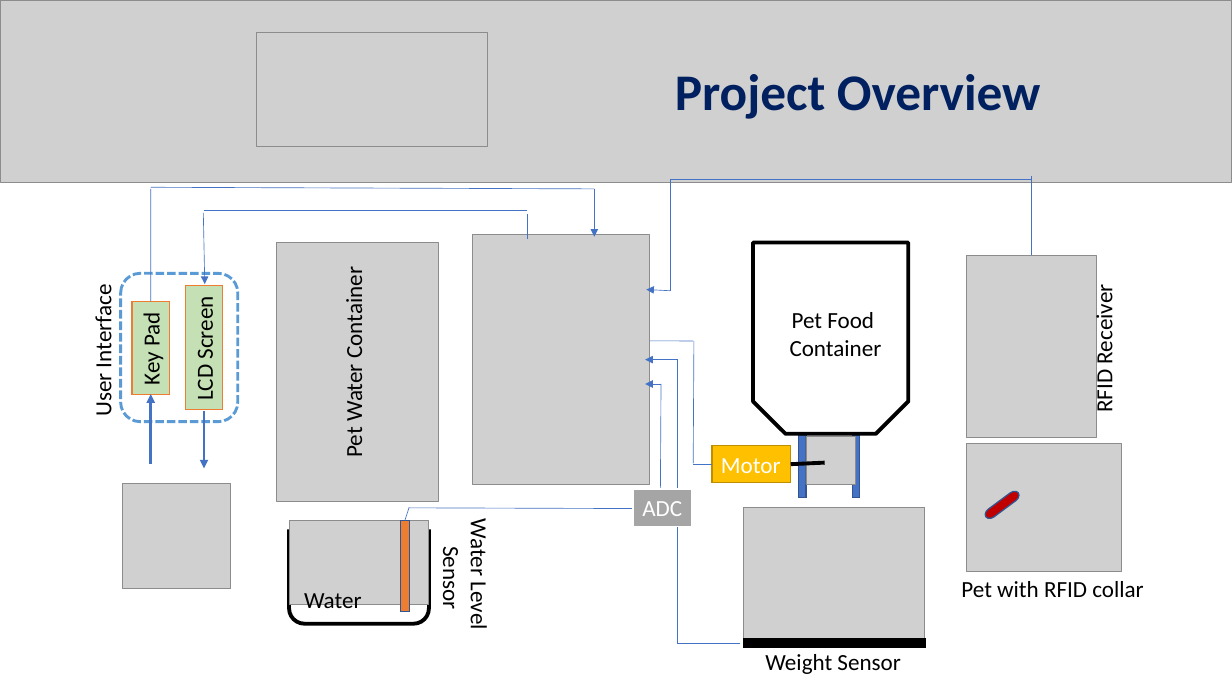
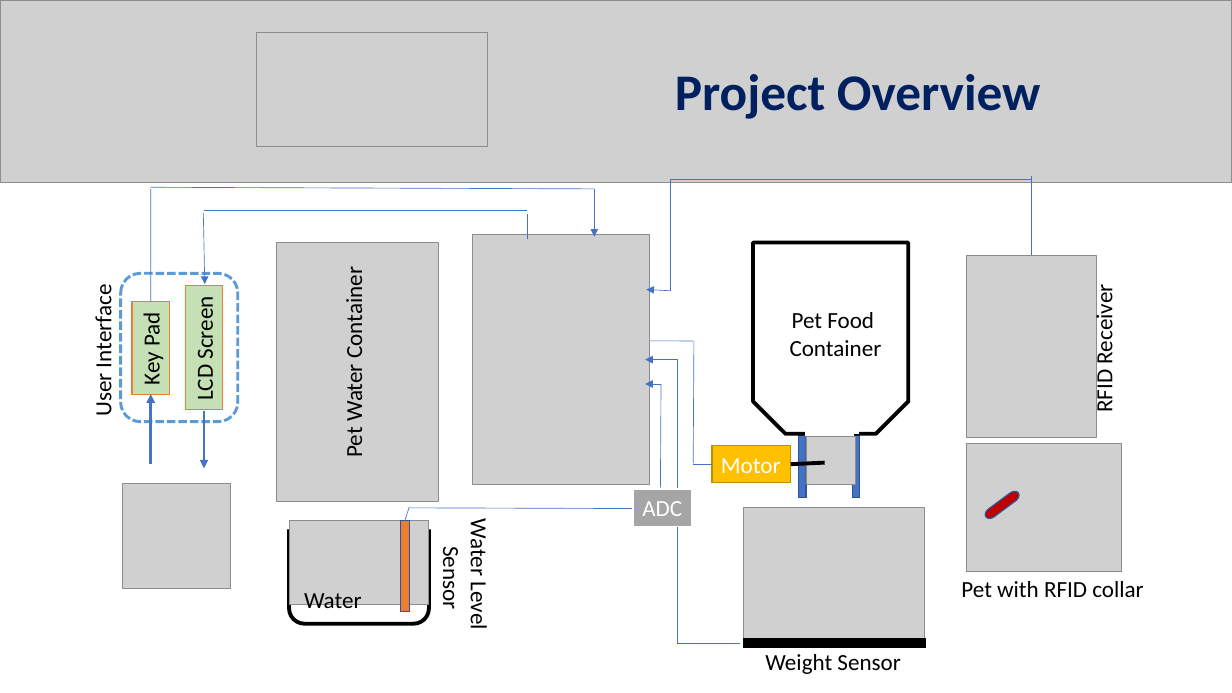
Before and after one commit to 4SRKS/App-PET-ite, a slide deck: slide 2 of App-PET-ite.pptx. Drawn at 1232x693 pixels with LibreOffice and Linux fonts; fonts in the diff are those of the drawing; grey boxes stand for pictures; background and template pictures are left out. Boxes give left, top, right and bottom in pixels: in the first picture for what was removed or moved away, otherwise in the second. Text is boxed around its words. In the diff, an @@ line names an element or a change of style, - is before the commit and + after.

```diff
--- a/App-PET-ite.pptx
+++ b/App-PET-ite.pptx
@@ rectangle added at box(805, 425, 853, 436), fill #FFFFFF, outline #FFFFFF 1 pt @@
@@ rectangle added at box(811, 422, 859, 433), fill #FFFFFF, outline #FFFFFF 1 pt @@
```
Also in this commit, not shown: 1 other slide changed.
